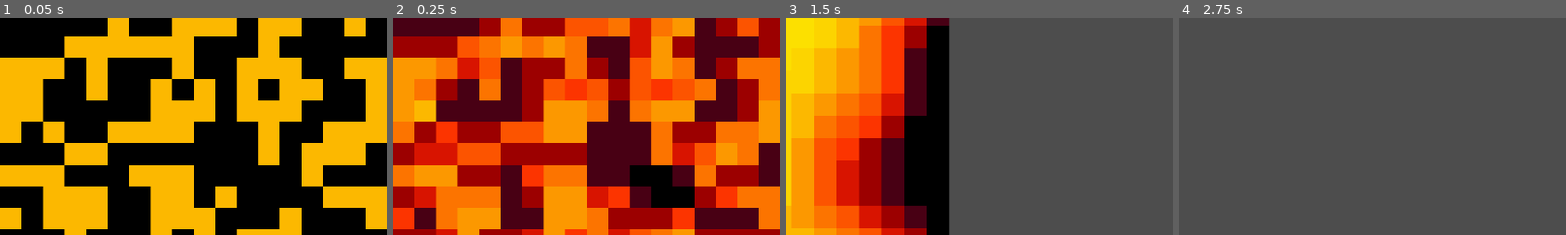
Above: before the commit, frames 1-4 (left to right).
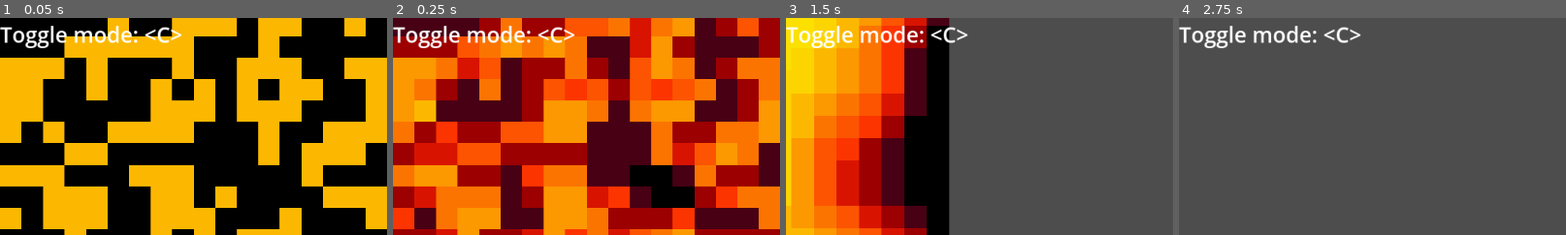
Above: after the commit, the same moments.

Repository: bingecraft-net/sandbox
Game: Godot game, scene res://scenes/game.tscn
Same seed, same stepped clock (60 frames per second), same inputs: the game is played once before the commit and once after it.
Inputs:
- Up to frame 1 (0.05 s): no input
- Up to frame 2 (0.25 s): no input
- Up to frame 3 (1.5 s): hold Right (ui_right) 0.53-1.28 s; tap C (toggle mode) at 0.6 s; hold Down (ui_down) from 1.28 s (still down); tap Z (zoom in) at 1.35 s
- Up to frame 4 (2.75 s): release Down (ui_down) at 2.03 s; hold Right (ui_right) from 2.03 s (still down); tap X (zoom out) at 2.1 s
The pictures show only the part of the screen within x 0-50%, y 21-71%; the shares and areas given below are measured in that part.

The runs differ from the first frame. In frame 1, 1.6% of the frame differs, in the area x 0-48%, y 3-15%; in frame 2, 1.6%; in frame 3, 1.6%; in frame 4, 1.6%.

Commit message:
add toggle mode to label

Diff:
--- a/scenes/character.tscn
+++ b/scenes/character.tscn
@@ -1,6 +1,6 @@
 [gd_scene format=3 uid="uid://1b62wt0iucbm"]
 
-[ext_resource type="Script" uid="uid://h5j6jfls0e03" path="res://scripts/character.gd" id="1_glpr6"]
+[ext_resource type="Script" uid="uid://h5j6jfls0e03" path="res://scenes/character.gd" id="1_glpr6"]
 
 [sub_resource type="CircleShape2D" id="CircleShape2D_fc0e3"]
 
@@ -24,4 +24,5 @@
 text = "[color=#FFFFFF]Move: <ArrowKeys>
 Zoom in: <Z>
 Zoom out: <X>
+Toggle mode: <C>
 [/color]"
